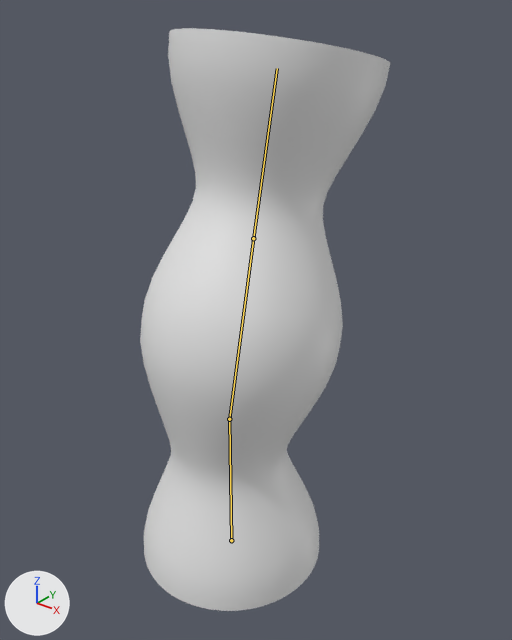
One commit to the Blender file Perspectives Puzzle/Assets/Models/mother-BLEND.blend: the scene before it, then after it.
Before and after are seen from a 50 mm camera at (1.54, -1.76, 2.19) aimed at (0.02, 0.14, 1.01). Arrows for +X, +Y and +Z are at lower left; the lights stay in place. Both versions are drawn at frame 20 of the action 'Movement'; the numbers are the values there. The bones that bend it are drawn over the model as lines.
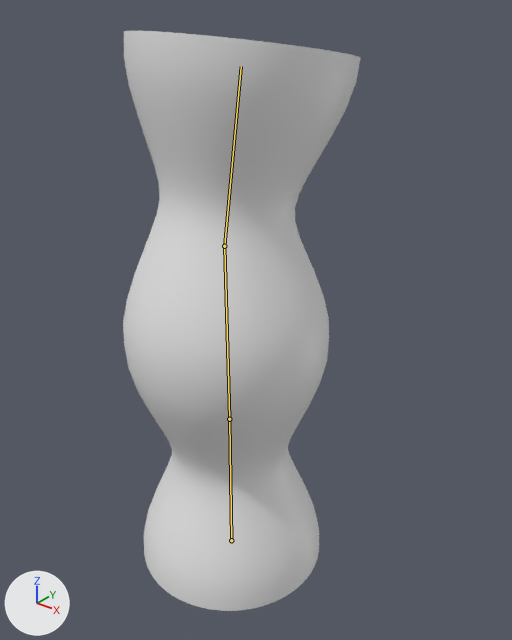
Edits to the bpy script that builds the scene:
```text
Change bone_bone_003:
    where bone_bone_003 = bpy.data.objects['Armature'].pose.bones['Bone.003']
    bone_bone_003.location: (0.0, 0.061, -0.03) -> (0.0, -0.331, -0.016)
```

Boxes [x1, y1, x2, y2] around the edits, measured in the pictures (512 x 640 px):
'Cylinder', posed
    before: [140, 28, 390, 611]
    after: [123, 31, 360, 611]
